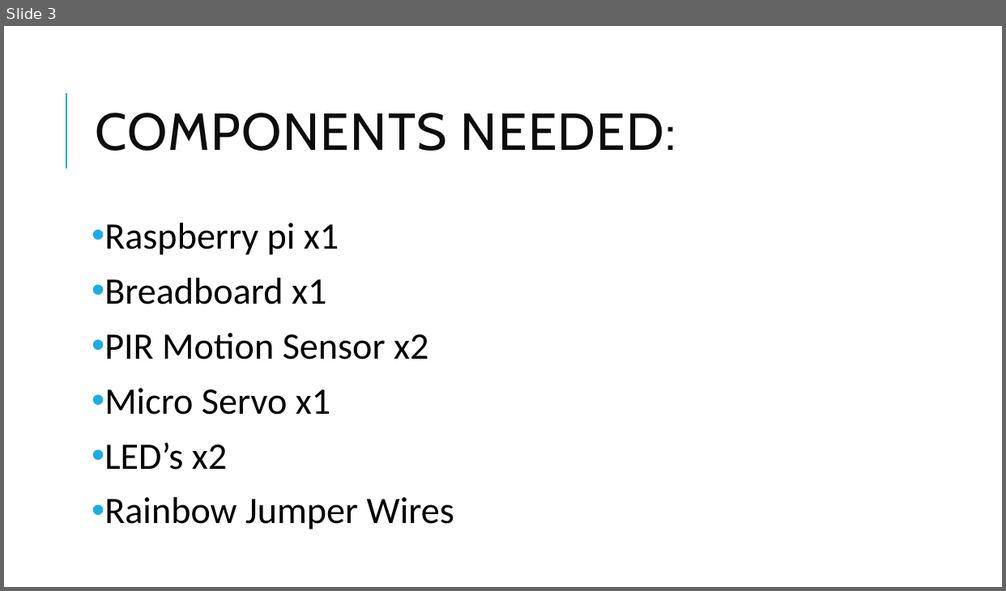
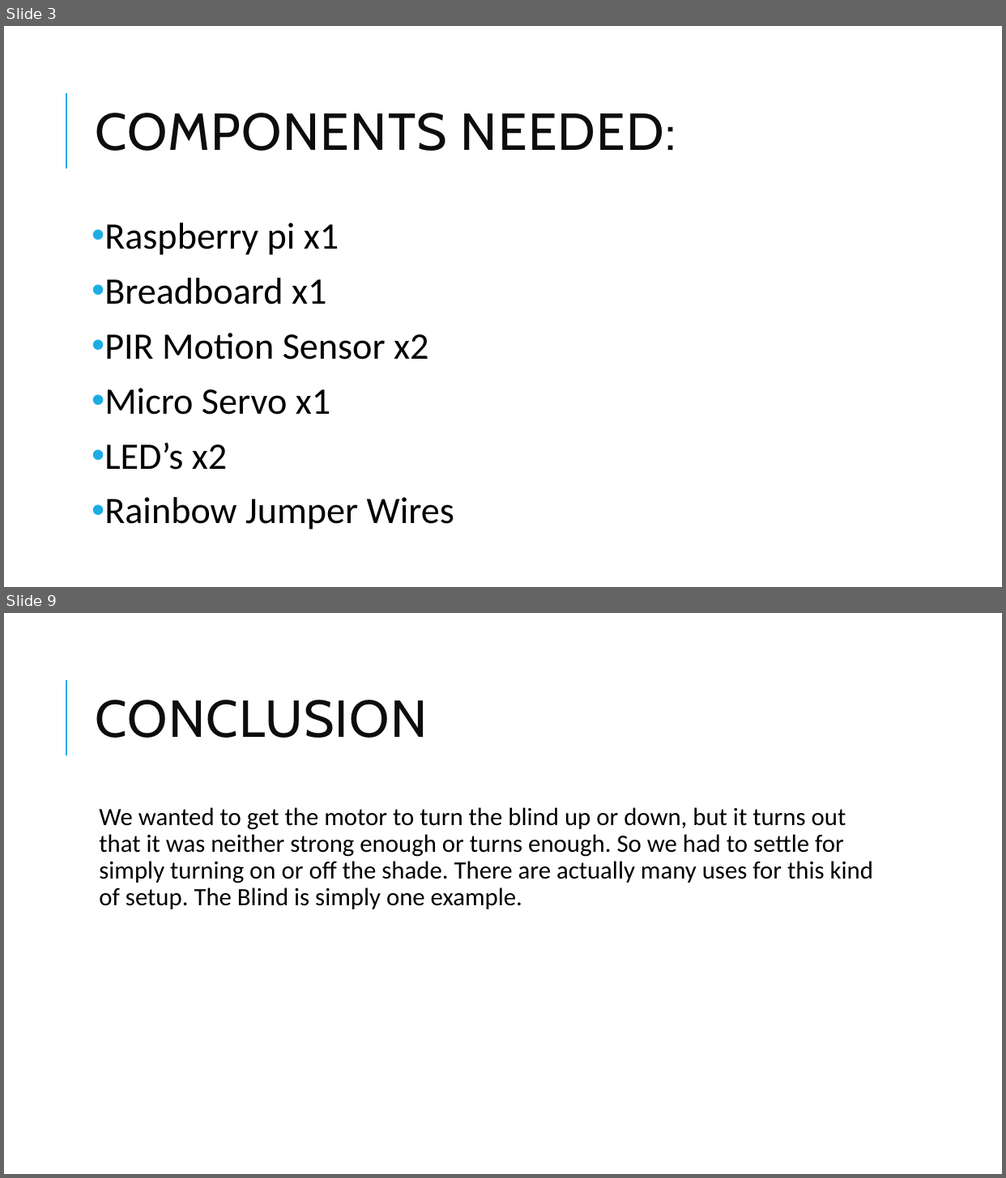
Before and after one commit to jmapjp/EMT2390LStuff, a slide deck: Semester Project/Semester project 2390l.pptx. Shown one above the other, each under a label of ours: slide 3 before the commit, slides 3 and 9 after it; the slides between them are not shown. The pictures are 1006x591 and 1006x1178 pixels, drawn with LibreOffice and Linux fonts; fonts in the diff are those of the drawing. Boxes give left, top, right and bottom in pixels: in the first picture for what was removed or moved away, otherwise in the second. Text is boxed around its words. In the diff, an @@ line names an element or a change of style, - is before the commit and + after.

```diff
--- a/Semester Project/Semester project 2390l.pptx
+++ b/Semester Project/Semester project 2390l.pptx
@@ slide 9 added at (4, 613, 1002, 1174), background #FFFFFF; not listed: 1 template element that a slide beside it also shows @@
@@ title added at (96, 700, 428, 738), 50 pt, text #0D0D0D @@
+CONCLUSION
@@ text added at (99, 807, 873, 909), 24 pt, text #000000 @@
+  We wanted to get the motor to turn the blind up or down, but it turns out that it was neither strong enough or turns enough. So we had to settle for simply turning on or off the shade. There are actually many uses for this kind of setup. The Blind is simply one example.
```
Also in this commit, not shown: 4 slides changed, 2 other slides added, 5 slides removed.
